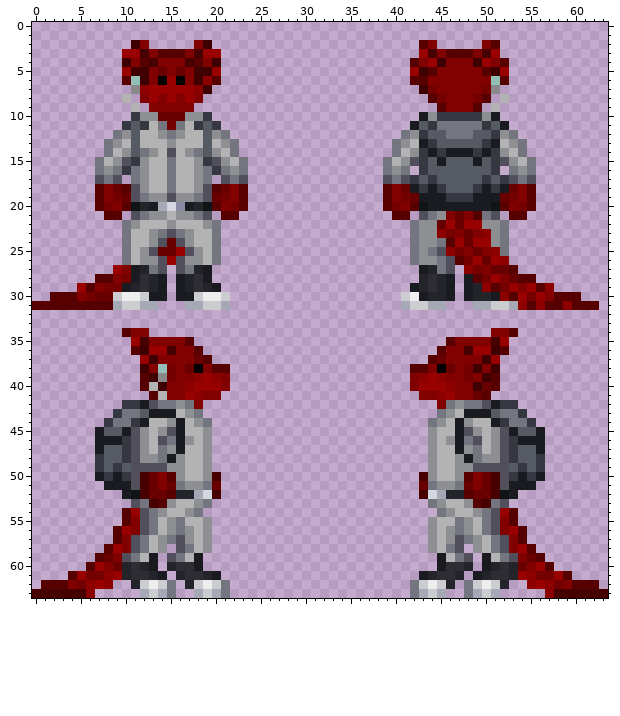
Pixel-art sprite: code/modules/unit_tests/screenshots/screenshot_humanoids__datum_species_lizard_ashwalker.png. Above: the version before the commit.
The file is 64x64 pixels. Colours within 5 levels of each other are drawn and written as one.
The same view after the edit:
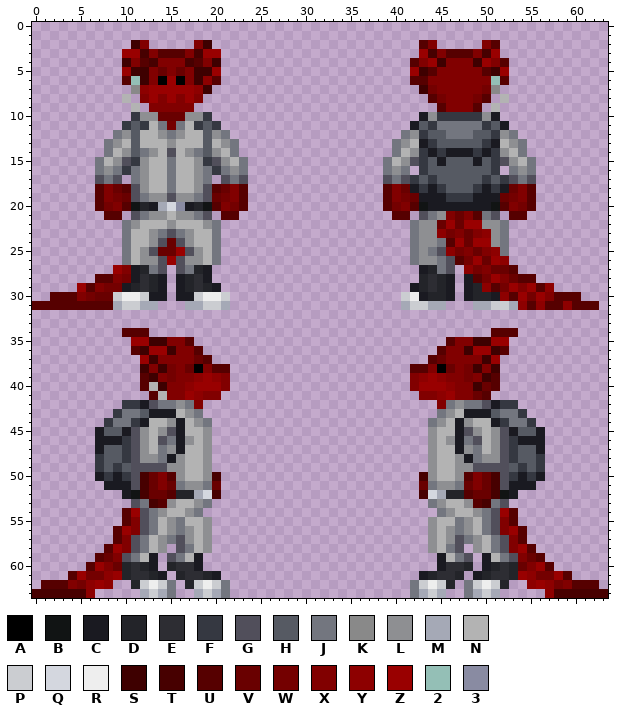
Palette (. is transparent): A #000000  B #111414  C #1a1a21  D #232429  E #2d2d33  F #353841  G #514f5b  H #565a63  J #73767f  K #898989  L #8e8f92  M #a5a9b6  N #b3b3b3  P #cbcdd1  Q #d4d7df  R #eeeeee  S #3e0000  T #470000  U #560000  V #690000  W #740000  X #810000  Y #8d0000  Z #990000  2 #94bfb6  3 #898ba2
Change:
{"y":34,"x":11,"old":"XX","new":"UU"}
{"y":34,"x":51,"old":"XX","new":"UU"}
{"y":35,"x":12,"old":"TXX","new":"ZSS"}
{"y":35,"x":49,"old":"XXT","new":"SSZ"}
{"y":36,"x":15,"old":"T","new":"S"}
{"y":36,"x":48,"old":"T","new":"S"}
{"y":38,"x":14,"old":"2","new":"S"}
{"y":39,"x":14,"old":"K","new":"X"}
{"label":"changed","picture_box":[131,328,176,382]}
{"label":"changed","picture_box":[464,328,509,355]}
